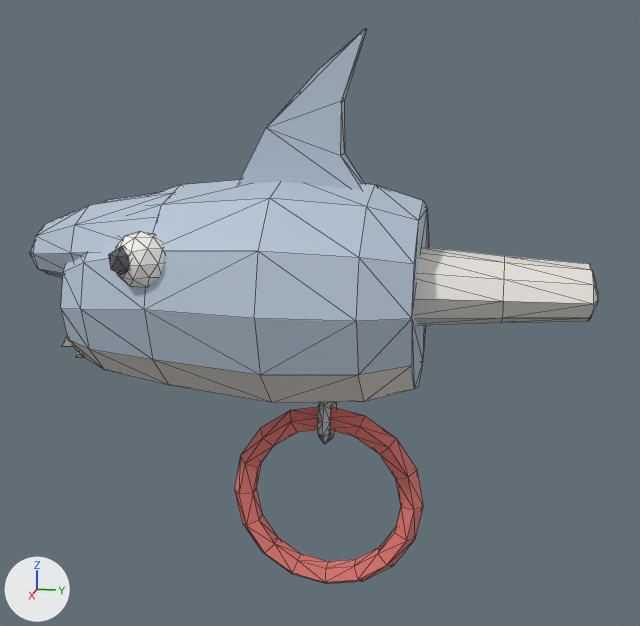
A saved change to the OBJ model HtfFortress/Models/SharkWhistle.obj.
One viewpoint serves both versions: a camera (50 mm lens) standing at (0.238, 0.0575, 0.0534) and looking at (-0.002, 0.0095, -0.0066). The axes (+X, +Y, +Z) are drawn at lower left. The lights are the same throughout. The first picture is the older version. Mesh edges are drawn as thin lines. Where no turn or scale is listed for an object, it has been applied to the vertices.

The older version as bpy lines, for what is in view:
```python
me_sharkwhistle = bpy.data.meshes.new('SharkWhistle')
me_sharkwhistle.from_pydata(...)  # 449 vertices, 826 faces; spans x -0.034..0.034, y -0.078..0.083, z -0.09..0.07
# faces by material slot: [172, 108, 200, 82, 24, 160, 80]
me_sharkwhistle.materials.append(mat_wpnshark)  # pale blue #b5c4d4
me_sharkwhistle.materials.append(mat_white)  # white #eae6df
me_sharkwhistle.materials.append(mat_pearl)  # white #f9f8f3
me_sharkwhistle.materials.append(mat_bombblack)  # dark grey #595961
me_sharkwhistle.materials.append(mat_wpnmouth)  # pink #c46f81
me_sharkwhistle.materials.append(mat_bandana)  # pink #e77c76
me_sharkwhistle.materials.append(mat_steel)  # light grey #c4c8ce
ob_sharkwhistle = bpy.data.objects.new('SharkWhistle', me_sharkwhistle)
ob_sharkwhistle.location = (0.0, 0.0, 0.0)
```
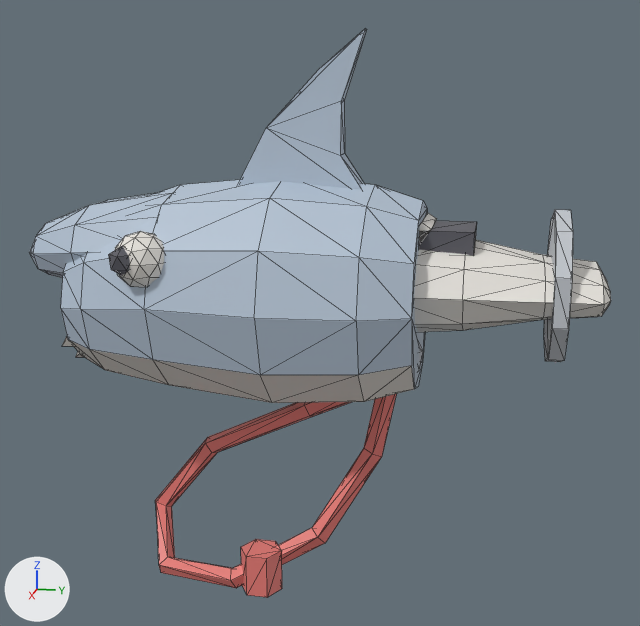
Where the change shows, as pixel boxes [x1, y1, x2, y2] in the pictures (640 x 626 px; the box of a moved part takes in the faces that stretch with it):
```json
{"object": "SharkWhistle", "change": "reshaped", "before": [29, 29, 598, 584], "after": [29, 29, 611, 597]}
{"part": 1, "of": "me_sharkwhistle", "change": "added", "after": [419, 221, 477, 256]}
{"part": 2, "of": "me_sharkwhistle", "change": "added", "after": [544, 210, 573, 362]}
{"part": 3, "of": "me_sharkwhistle", "change": "added", "after": [241, 539, 282, 597], "on screen": "pink"}
{"part": 4, "of": "me_sharkwhistle", "change": "deleted", "before": [317, 402, 337, 444]}
{"part": 5, "of": "me_sharkwhistle", "change": "moved or reshaped", "before": [234, 247, 598, 584], "after": [155, 213, 611, 588]}
{"part": 6, "of": "me_sharkwhistle", "change": "recoloured", "before": [62, 231, 164, 357], "after": [62, 231, 164, 357]}
{"part": 7, "of": "me_sharkwhistle", "change": "recoloured", "before": [241, 437, 389, 487]}
```

Edits to the scene script, one JSON object a line:
```json
{"block": "me_sharkwhistle", "where": "# used by ob_sharkwhistle; location = (0.0, 0.0, 0.0)"}
{"op": "remove", "block": "me_sharkwhistle", "code": "me_sharkwhistle.from_pydata(...)  # 449 vertices, 826 faces; spans x -0.034..0.034, y -0.078..0.083, z -0.09..0.07"}
{"op": "add", "block": "me_sharkwhistle", "code": "me_sharkwhistle.from_pydata(...)  # 472 vertices, 852 faces; spans x -0.034..0.034, y -0.078..0.086, z -0.087..0.07"}
{"block": "me_sharkwhistle", "change": "me_sharkwhistle part 1: a new loose piece, a box spanning x -0.01..0.01, y 0.038..0.052, z 0.0135..0.0195, in mat_bombblack (dark grey #595961)"}
{"block": "me_sharkwhistle", "change": "me_sharkwhistle part 2: a new loose piece, a 10-sided cylinder along y spanning x -0.0195..0.0195, y 0.072..0.076, z -0.0165..0.0245, in mat_steel (light grey #c4c8ce)"}
{"block": "me_sharkwhistle", "change": "me_sharkwhistle part 3: a new loose piece, a 6-sided cylinder along z spanning x 0.011..0.021, y -0.01..0.002, z -0.084..-0.072, in mat_bandana (pink #e77c76)"}
{"block": "me_sharkwhistle", "change": "me_sharkwhistle part 4: the loose piece of 40 vertices spanning x -0.008..0.008, y 0.01..0.014, z -0.045..-0.029 is deleted"}
{"block": "me_sharkwhistle", "change": "me_sharkwhistle part 5"}
{"block": "me_sharkwhistle", "change": "57 vertices are removed from x -0.003..0.007, y -0.017..0.083, z -0.09..0.006"}
{"block": "me_sharkwhistle", "change": "197 faces are deleted"}
{"block": "me_sharkwhistle", "change": "63 vertices move from x -0.017..0.017, y -0.014..0.083, z -0.086..0.013 to x -0.02..0.02, y -0.013..0.084, z -0.081..0.017"}
{"block": "me_sharkwhistle", "change": "80 vertices are added at x -0.014..0.019, y -0.045..0.086, z -0.087..0.022"}
{"block": "me_sharkwhistle", "change": "74 new faces join them, mat_white (white #eae6df)"}
{"block": "me_sharkwhistle", "change": "8 new faces join them, mat_bombblack (dark grey #595961)"}
{"block": "me_sharkwhistle", "change": "85 new faces join them, mat_bandana (pink #e77c76)"}
{"block": "me_sharkwhistle", "change": "68 new faces join them, mat_steel (light grey #c4c8ce)"}
{"block": "me_sharkwhistle", "change": "me_sharkwhistle part 6: 200 faces spanning x -0.032..0.032, y -0.061..-0.024, z -0.022..0.02 switch from mat_pearl (white #f9f8f3) to mat_white (white #eae6df)"}
{"block": "me_sharkwhistle", "change": "me_sharkwhistle part 7: 12 faces spanning x -0.002..0.002, y 0.023..0.039, z -0.023..-0.01 switch from mat_bandana (pink #e77c76) to mat_steel (light grey #c4c8ce)"}
```
